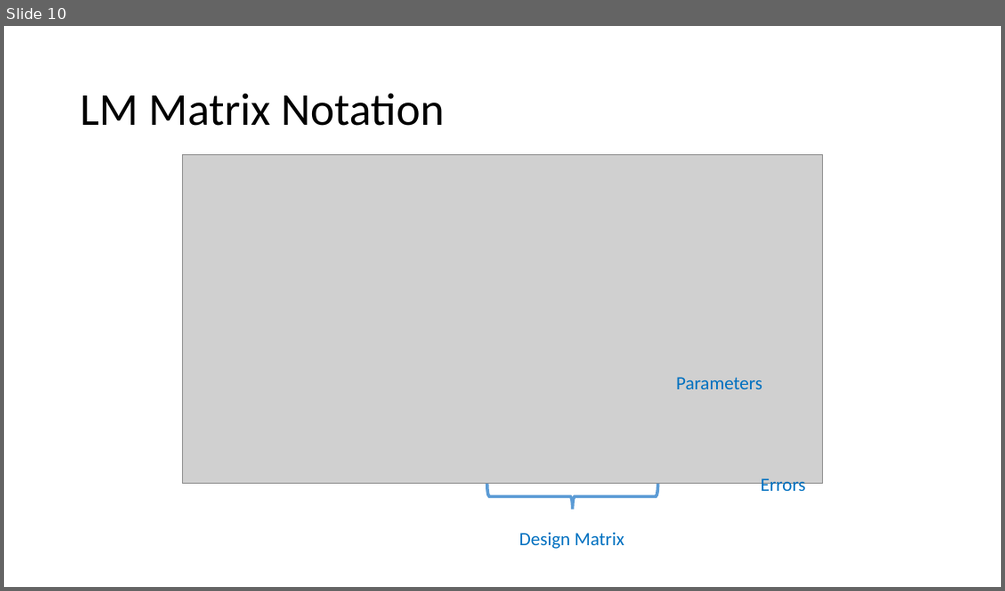
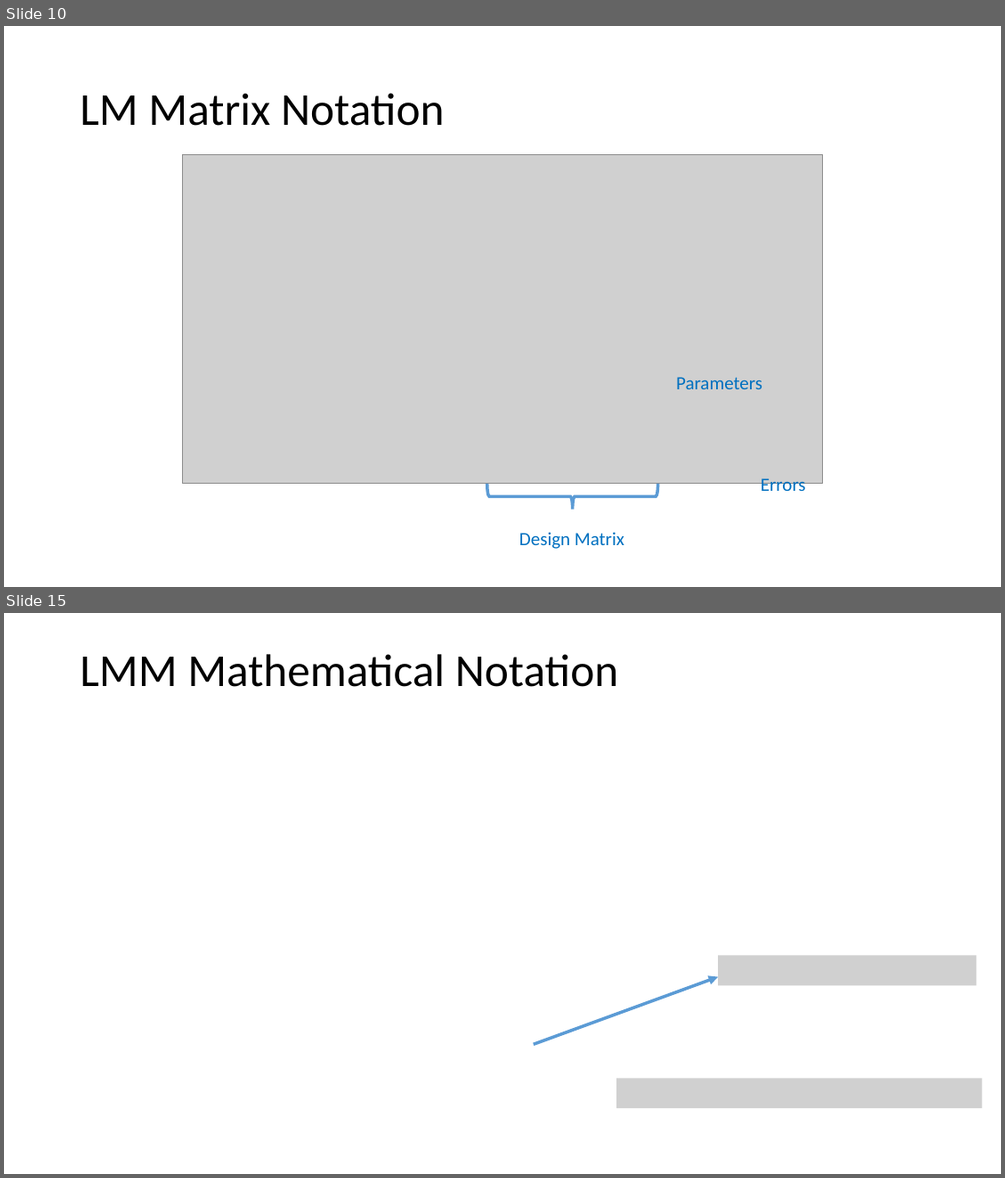
Before and after one commit to ELaBrecque-MMC/RegressionModelOverview, a slide deck: Notes/RegressionModelOverview.pptx. Shown one above the other, each under a label of ours: slide 10 before the commit, slides 10 and 15 after it; the slides between them are not shown. The pictures are 1005x591 and 1005x1178 pixels, drawn with LibreOffice and Linux fonts; fonts in the diff are those of the drawing; grey boxes stand for pictures. Boxes give left, top, right and bottom in pixels: in the first picture for what was removed or moved away, otherwise in the second. Text is boxed around its words. In the diff, an @@ line names an element or a change of style, - is before the commit and + after.

Commit message:
Adding Figures folder. Finished text for LMM. Moved all mixed model stuff to the end. Began intro slide for GLM.

```diff
--- a/Notes/RegressionModelOverview.pptx
+++ b/Notes/RegressionModelOverview.pptx
@@ slide 15 added at box(4, 613, 1001, 1174), background #FFFFFF @@
@@ title added at box(80, 654, 618, 687), 44 pt, text #000000 @@
+LMM Mathematical Notation
@@ picture added at box(718, 956, 977, 985) @@
@@ arrow added from (534, 1045) to (718, 976), #5B9BD5 3 pt @@
@@ picture added at box(616, 1078, 982, 1108) @@
```
Also in this commit, not shown: 4 slides changed, 4 other slides added, 1 other file.
